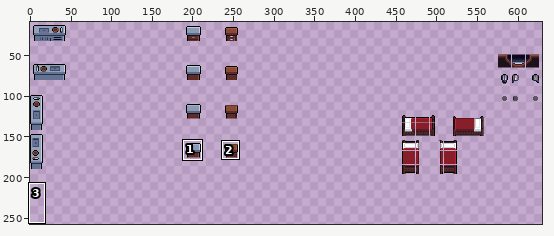
One commit to this pixel-art file: .Aseprite Files/Entities/Entities.aseprite. The picture above shows the old version from afar; the outline marks the close-up.
Close-up. Before the edit:
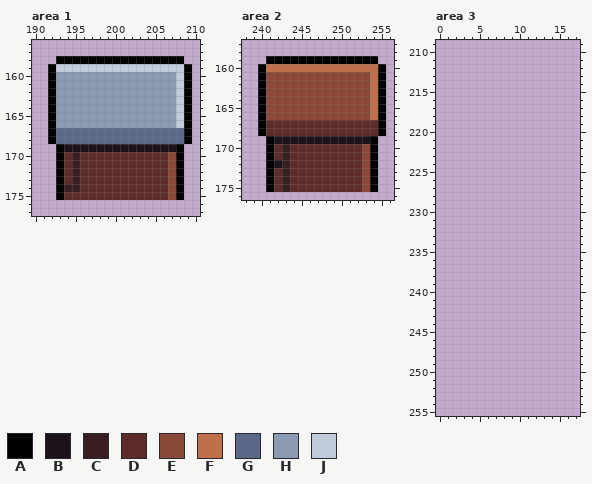
1000x1000 pixels, 1 frame. Shown: area 1: x 190..210, y 156..177; area 2: x 238..256, y 157..176; area 3: x 0..17, y 209..255. The wide view leaves out empty margins. The commit also changed other parts of the picture, which this record leaves out.
Palette (. is transparent): A #000000  B #1c121c  C #391f21  D #5d2c28  E #8a4836  F #bf6f4a  G #5a6988  H #8b9bb4  J #c0cbdc
Pixels before, area 1, first column x 192:
158 .AAAAAAAAAAAAAAAA.
159 AJJJJJJJJJJJJJJJJA
160 AHHHHHHHHHHHHHHHJA
161 AHHHHHHHHHHHHHHHJA
162 AHHHHHHHHHHHHHHHJA
163 AHHHHHHHHHHHHHHHJA
164 AHHHHHHHHHHHHHHHJA
165 AHHHHHHHHHHHHHHHJA
166 AHHHHHHHHHHHHHHHJA
167 AGGGGGGGGGGGGGGGGA
168 AGGGGGGGGGGGGGGGGA
169 .ABBBBBBBBBBBBBBA.
170 .ADCDDDDDDDDDDDEA.
171 .ADCDDDDDDDDDDDEA.
172 .ADCDDDDDDDDDDDEA.
173 .ADCDDDDDDDDDDDEA.
174 .ACCDDDDDDDDDDDEA.
175 .ADDDDDDDDDDDDDEA.
Pixels before, area 2, first column x 240:
159 .AAAAAAAAAAAAAA.
160 AFFFFFFFFFFFFFFA
161 AEEEEEEEEEEEEEFA
162 AEEEEEEEEEEEEEFA
163 AEEEEEEEEEEEEEFA
164 AEEEEEEEEEEEEEFA
165 AEEEEEEEEEEEEEFA
166 AEEEEEEEEEEEEEFA
167 ADDDDDDDDDDDDDDA
168 ADDDDDDDDDDDDDDA
169 .ABBBBBBBBBBBBA.
170 .ADCDDDDDDDDDEA.
171 .ADCDDDDDDDDDEA.
172 .ABCDDDDDDDDDEA.
173 .ADCDDDDDDDDDEA.
174 .ADCDDDDDDDDDEA.
175 .ADCDDDDDDDDDEA.
After the commit:
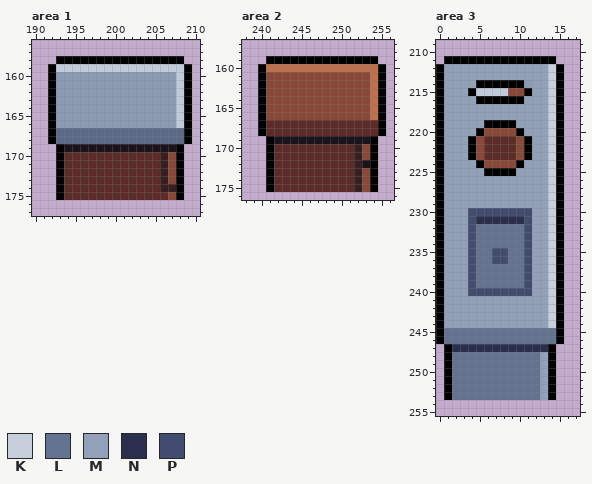
Colours new in this view: K #c7cfdd  L #657392  M #92a1b9  N #2a2f4e  P #424c6e
What changed:
Changed rows in their new state; - is an unchanged pixel.
Area 1:
first column x 194:
170 -D----------C-
171 -D----------C-
172 -D----------C-
173 -D----------C-
174 DD----------CC
Area 2:
first column x 242:
170 -D--------C-
171 -D--------C-
172 DD--------CB
173 -D--------C-
174 -D--------C-
175 -D--------C-
Area 3:
first column x 0:
211 -AAAAAAAAAAAAAA-
212 AMMMMMMMMMMMMMKA
213 AMMMMMMMMMMMMMKA
214 AMMMMAAAAAAHMMKA
215 AMMMAJJJJEEAMMKA
216 AMMMMAAAAAAMMMKA
217 AMMMMMMMMMMMMMKA
218 AMMMMMMMMMMMMMKA
219 AMMMMMAAAAMMMMKA
220 AMMMMAEEEEAMMMKA
221 AMMMAEDDDDEAMMKA
222 AMMMAEDDDDEAMMKA
223 AMMMAEDDDDEAMMKA
224 AMMMMAEEEEAMMMKA
225 AMMMMMAAAAMMMMKA
226 AMMMMMMMMMMMMMKA
227 AMMMMMMMMMMMMMKA
228 AMMMMMMMMMMMMMKA
229 AMMMMMMMMMMMMMKA
230 AMMMPPPPPPPPMMKA
231 AMMMPNNNNNNPMMKA
232 AMMMPLLLLLLPMMKA
233 AMMMPLLLLLLPMMKA
234 AMMMPLLLLLLPMMKA
235 AMMMPLLPPLLPMMKA
236 AMMMPLLPPLLPMMKA
237 AMMMPLLLLLLPMMKA
238 AMMMPLLLLLLPMMKA
239 AMMMPLLLLLLPMMKA
240 AMMMPPPPPPPPMMKA
241 AMMMMMMMMMMMMMKA
242 AMMMMMMMMMMMMMKA
243 AMMMMMMMMMMMMMKA
244 AMMMMMMMMMMMMMKA
245 ALLLLLLLLLLLLLLA
246 ALLLLLLLLLLLLLLA
247 -ANNNNNNNNNNNNA-
248 -ALLLLLLLLLLLMA-
249 -ALLLLLLLLLLLMA-
250 -ALLLLLLLLLLLMA-
251 -ALLLLLLLLLLLMA-
252 -ALLLLLLLLLLLMA-
253 -ALLLLLLLLLLLMA-
Changed places in both close-ups, as pixel boxes (x1, y1, x2, y2):
changed: (64, 152, 80, 192)
changed: (160, 152, 176, 192)
changed: (274, 144, 290, 192)
changed: (354, 144, 370, 192)
added: (436, 56, 564, 400)
